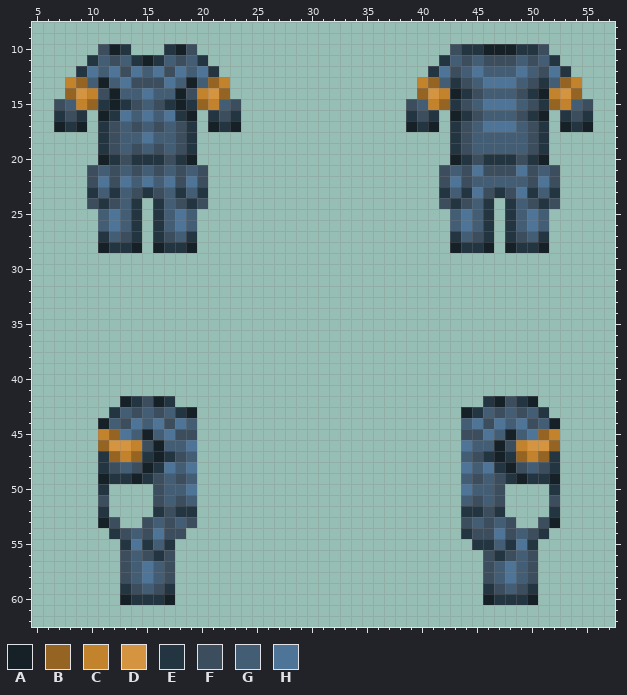
Edited in one commit: pixel-art sprite (Resources/Textures/_RMC14/Objects/Clothing/Uniforms/PMC/corporate_lead.rsi/equipped-INNERCLOTHING.png). Above, as it was before the edit.
The file is 64x64 pixels. Colours within 5 levels of each other are drawn and written as one. Shown: x 5..57, y 8..62.
Palette (. is transparent): A #162027  B #966422  C #c3822c  D #d49440  E #243542  F #3c4e5d  G #435d75  H #4e7497
Pixels before (only the part around the change), first column x 5:
 8 .....................................................
 9 .....................................................
10 ......FAE...EAF.......................FEEAAAEEF......
11 .....EGFGEAEGFGE.....................EGFGFFFGFGE.....
12 ....EHGHFHGHFHGHE...................EHFGHGGGHGFHE....
13 ...CBGAGHFFFHGAGBC.................CBGEFGHHHGFEGBC...
14 ...BDCFAGGHGGAFCDB.................BDCAEFGGGFEACDB...
15 ..FGCBEAEFGFEAEBCGF...............FGCBEFGHHHGFEBCGF..
16 ..EFE.AEHGHGHEA.EFE...............EFE.AEFGGGFEA.EFE..
17 ..AEA.EFGFGFGFE.AEA...............AEA.EFGHHHGFE.AEA..
18 ......EFGGHGGFE.......................EFGGGGGFE......
19 ......EFGFGFGFE.......................EFGGGGGFE......
20 ......AEFEEEFEA.......................AEFEEEFEA......
21 .....FGFGFGFGFGF.....................FGFHFFFHFGF.....
22 .....FHFHGHGHFHF.....................FHFGGGGGFHF.....
23 .....EGEGFEFGEGE.....................EGEHFEFHEGE.....
24 .....FEFGE.EGFEF.....................FEFGE.EGFEF.....
25 ......GHGE.EGHG.......................GHGE.EGHG......
26 ......GHGE.EGHG.......................GHGE.EGHG......
27 ......EGFE.EFGE.......................EGFE.EFGE......
28 ......AEEA.AEEA.......................AEEA.AEEA......
29 .....................................................
30 .....................................................
31 .....................................................
32 .....................................................
33 .....................................................
34 .....................................................
35 .....................................................
36 .....................................................
37 .....................................................
38 .....................................................
39 .....................................................
40 .....................................................
41 .....................................................
42 ........AEFAE............................EAFEA.......
43 .......EGFGFGEA........................AEGFGFGE......
44 ......AGFHGHFHG........................GHFHGHFGA.....
45 ......CBHGAGHFF........................FFHGAGHBC.....
46 ......BDDCFAGGH........................HGGAFCDDB.....
47 ......EBCBEAEFG........................GFEAEBCBE.....
48 ......EFGFAEHGH........................HGHEAFGFE.....
49 ......AEEAEFGFG........................GFGFEAEEA.....
50 ......E....FGGH........................HGGF....E.....
51 ......F....FGFG........................GFGF....F.....
52 ......E....EFEE........................EEFE....E.....
53 ......AF..FGFGF........................FGFGF..FA.....
54 .......EFGFHFF.........................EFFHFGFE......
55 ........EHEGE...........................EEGEHE.......
56 ........FGFEF............................FEFGF.......
57 ........FGHGF............................FGHGF.......
58 ........FGHGF............................FGHGF.......
59 ........EFGFE............................EFGFE.......
60 ........AEEEA............................AEEEA.......
61 .....................................................
62 .....................................................
The same view after the edit:
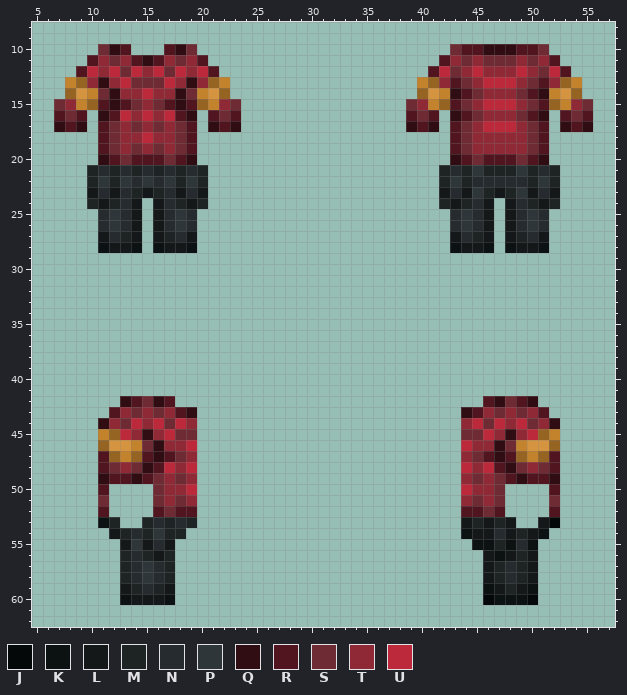
Colours new in this view: J #040808  K #0c1112  L #141819  M #1e2324  N #262b2f  P #2f363a  Q #300d13  R #51151f  S #6e2b34  T #8e2935  U #bc293a
Change:
Changed rows in their new state; - is an unchanged pixel.
first column x 7:
10 ----SQR---RQS-----------------------SRRQQQRRS----
11 ---RTSTRQRTSTR---------------------RTSTSSSTSTR---
12 --RUTUSUTUSUTUR-------------------RUSTUTTTUTSUR--
13 ---TQTUSSSUTQT---------------------TRSTUUUTSRT---
14 ----SQTTUTTQS-----------------------QRSTTTSRQ----
15 ST--RQRSTSRQR--TS---------------ST--RSTUUUTSR--TS
16 RSR-QRUTUTURQ-RSR---------------RSR-QRSTTTSRQ-RSR
17 QRQ-RSTSTSTSR-QRQ---------------QRQ-RSTUUUTSR-QRQ
18 ----RSTTUTTSR-----------------------RSTTTTTSR----
19 ----RSTSTSTSR-----------------------RSTTTTTSR----
20 ----QRSRRRSRQ-----------------------QRSRRRSRQ----
21 ---MNMNMNMNMNM---------------------MNMPMMMPMNM---
22 ---MPMPNPNPMPM---------------------MPMNNNNNMPM---
23 ---LNLNMLMNLNL---------------------LNLPMLMPLNL---
24 ---MLMNL-LNMLM---------------------MLMNL-LNMLM---
25 ----NPNL-LNPN-----------------------NPNL-LNPN----
26 ----NPNL-LNPN-----------------------NPNL-LNPN----
27 ----LNML-LMNL-----------------------LNML-LMNL----
28 ----KLLK-KLLK-----------------------KLLK-KLLK----
first column x 11:
42 --QRSQR----------------------------RQSRQ--
43 -RTSTSTRQ------------------------QRTSTSTR-
44 QTSUTUSUT------------------------TUSUTUSTQ
45 --UTQTUSS------------------------SSUTQTU--
46 ----SQTTU------------------------UTTQS----
47 R---RQRST------------------------TSRQR---R
48 RSTSQRUTU------------------------UTURQSTSR
49 QRRQRSTST------------------------TSTSRQRRQ
50 R----STTU------------------------UTTS----R
51 S----STST------------------------TSTS----S
52 R----RSRR------------------------RRSR----R
53 KM--MNMNM------------------------LMLML--LJ
54 -LMNMPMM-------------------------KLLNLMLK-
55 --LPLNL---------------------------KKMKNK--
56 --MNMLM----------------------------LKLML--
57 --MNPNM----------------------------LMNML--
58 --MNPNM----------------------------LMNML--
59 --LMNML----------------------------KLMLK--
60 --KLLLK----------------------------JKKKJ--
Changed places in both pictures, as pixel boxes (x1, y1, x2, y2):
changed: (54, 44, 241, 253)
changed: (406, 44, 593, 253)
changed: (98, 396, 197, 605)
changed: (461, 396, 560, 605)
